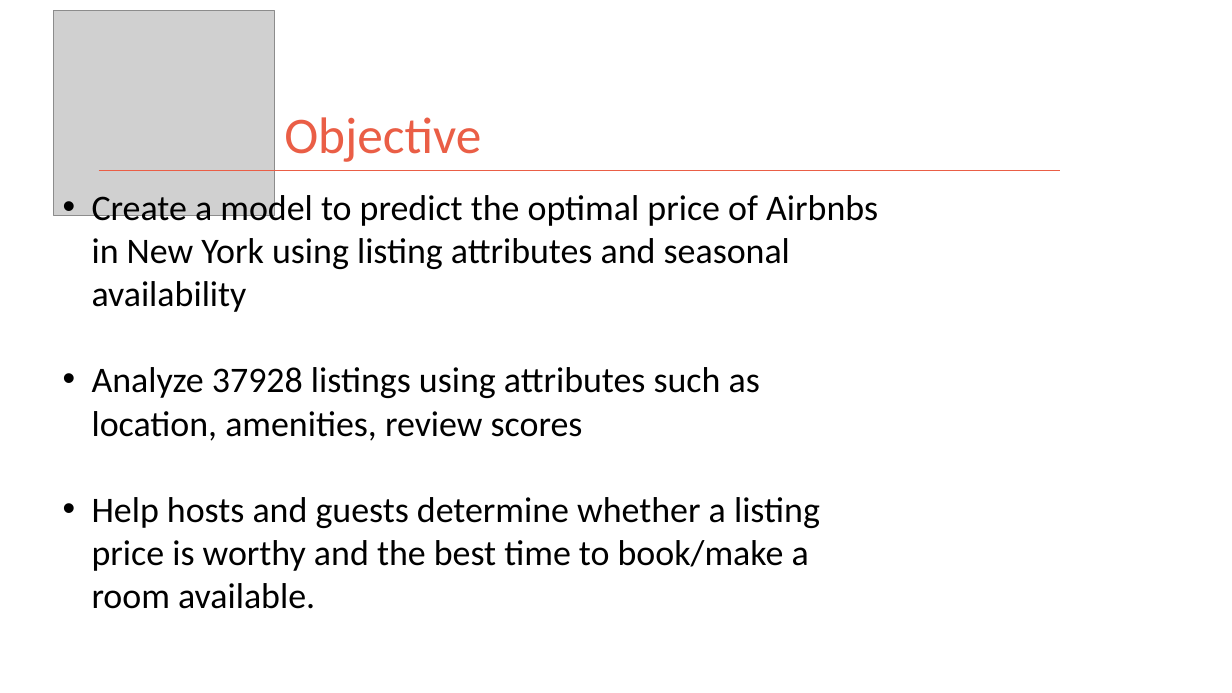
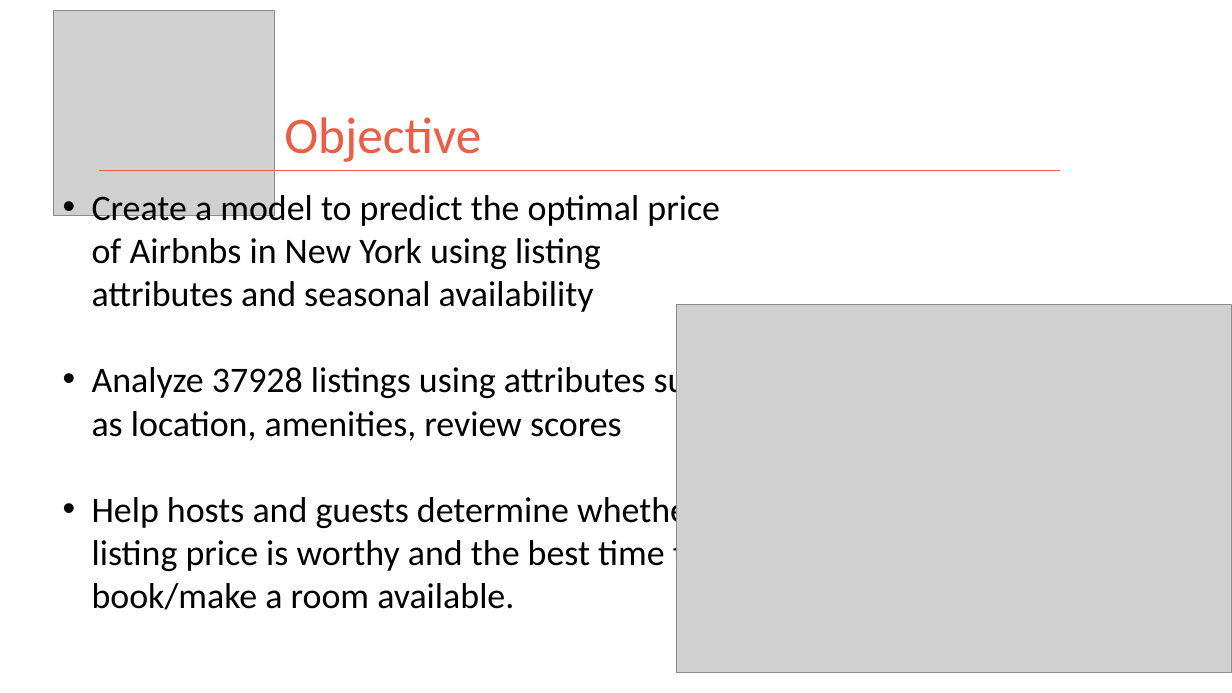
Before and after one commit to kman4/AirbnbPredictions, a slide deck: slide 3 of Airbnb Price Predictions (Model).pptx. Drawn at 1232x693 pixels with LibreOffice and Linux fonts; fonts in the diff are those of the drawing; grey boxes stand for pictures. Boxes give left, top, right and bottom in pixels: in the first picture for what was removed or moved away, otherwise in the second. Text is boxed around its words. In the diff, an @@ line names an element or a change of style, - is before the commit and + after.

Commit message:
Format Slide 3

```diff
--- a/Airbnb Price Predictions (Model).pptx
+++ b/Airbnb Price Predictions (Model).pptx
@@ text "Create a model to predict ..." rewrapped from box(92, 190, 878, 609) to box(92, 190, 721, 610) @@
@@ picture added at box(677, 304, 1232, 672) @@
```
